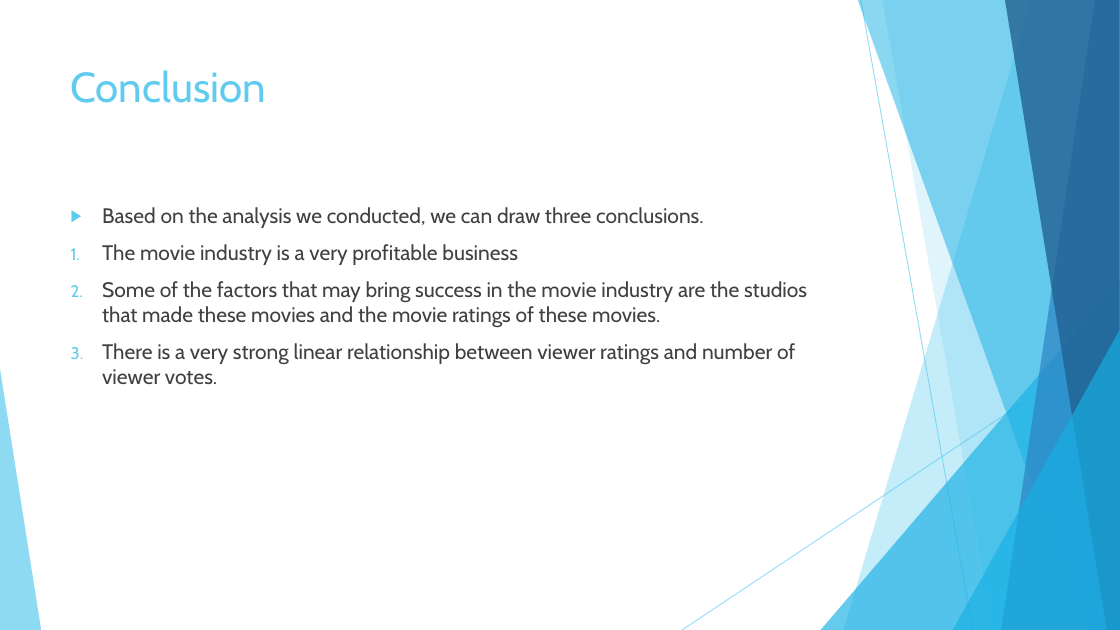
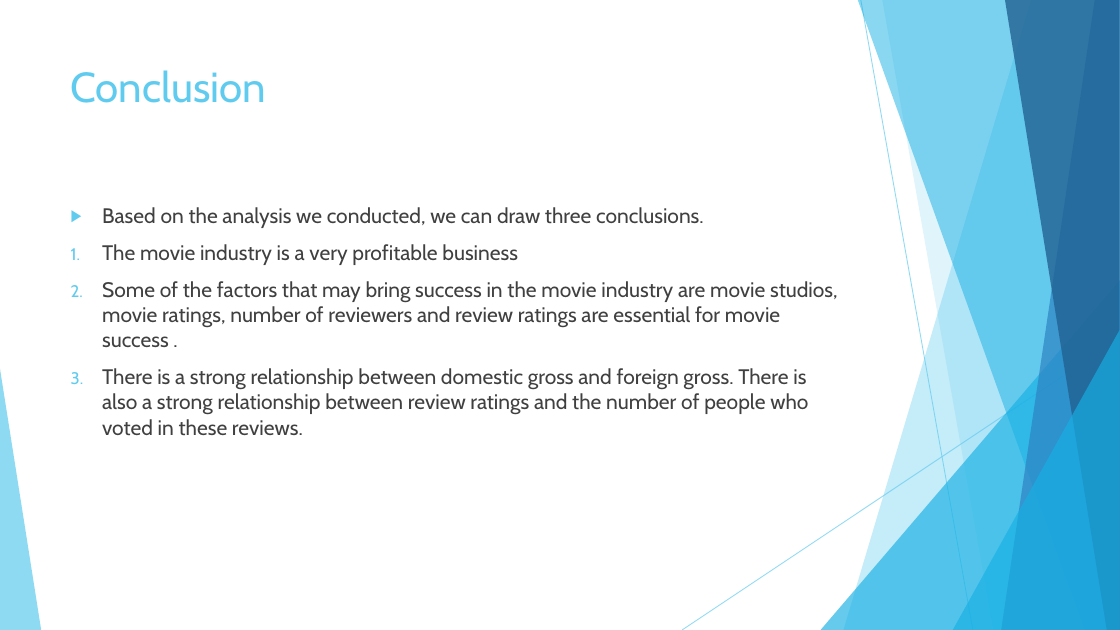
Before and after one commit to Kelvin-Rotich824/dsc-phase-1-project-v2-4, a slide deck: slide 40 of Phase 1 project presentation.pptx. Drawn at 1120x630 pixels with LibreOffice and Linux fonts; fonts in the diff are those of the drawing. Boxes give left, top, right and bottom in pixels: in the first picture for what was removed or moved away, otherwise in the second. Text is boxed around its words. In the diff, an @@ line names an element or a change of style, - is before the commit and + after.

```diff
--- a/Phase 1 project presentation.pptx
+++ b/Phase 1 project presentation.pptx
@@ text at (102, 281, 838, 435): text changed @@
-2. Some of the factors that may bring success in the movie industry are the studios that made these movies and the movie ratings of these movies.
-3. There is a very strong linear relationship between viewer ratings and number of viewer votes.
+2. Some of the factors that may bring success in the movie industry are movie studios, movie ratings, number of reviewers and review ratings are essential for movie success .
+3. There is a strong relationship between domestic gross and foreign gross. There is also a strong relationship between review ratings and the number of people who voted in these reviews.
```
Also in this commit, not shown: 4 other slides changed, 1 other file.
